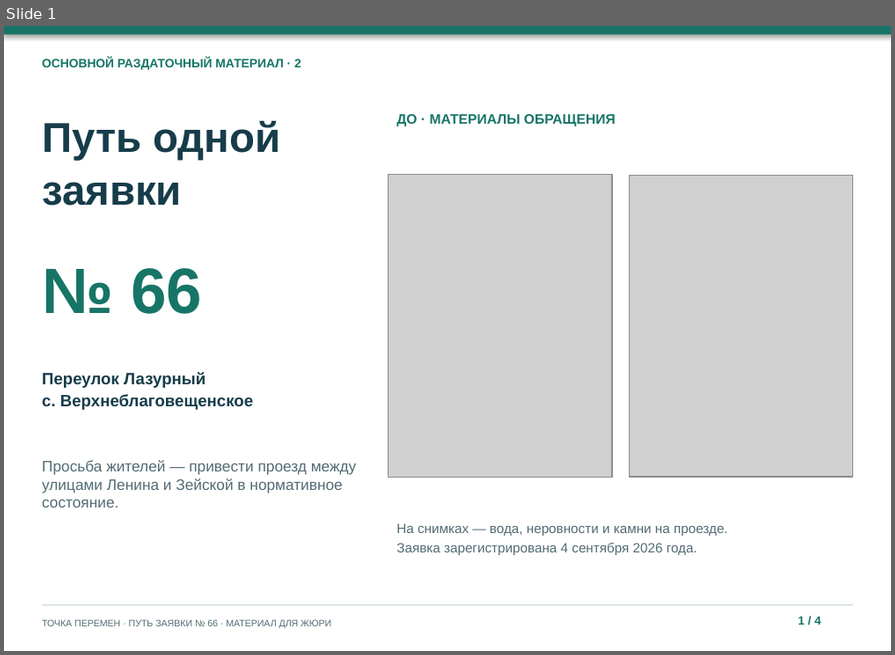
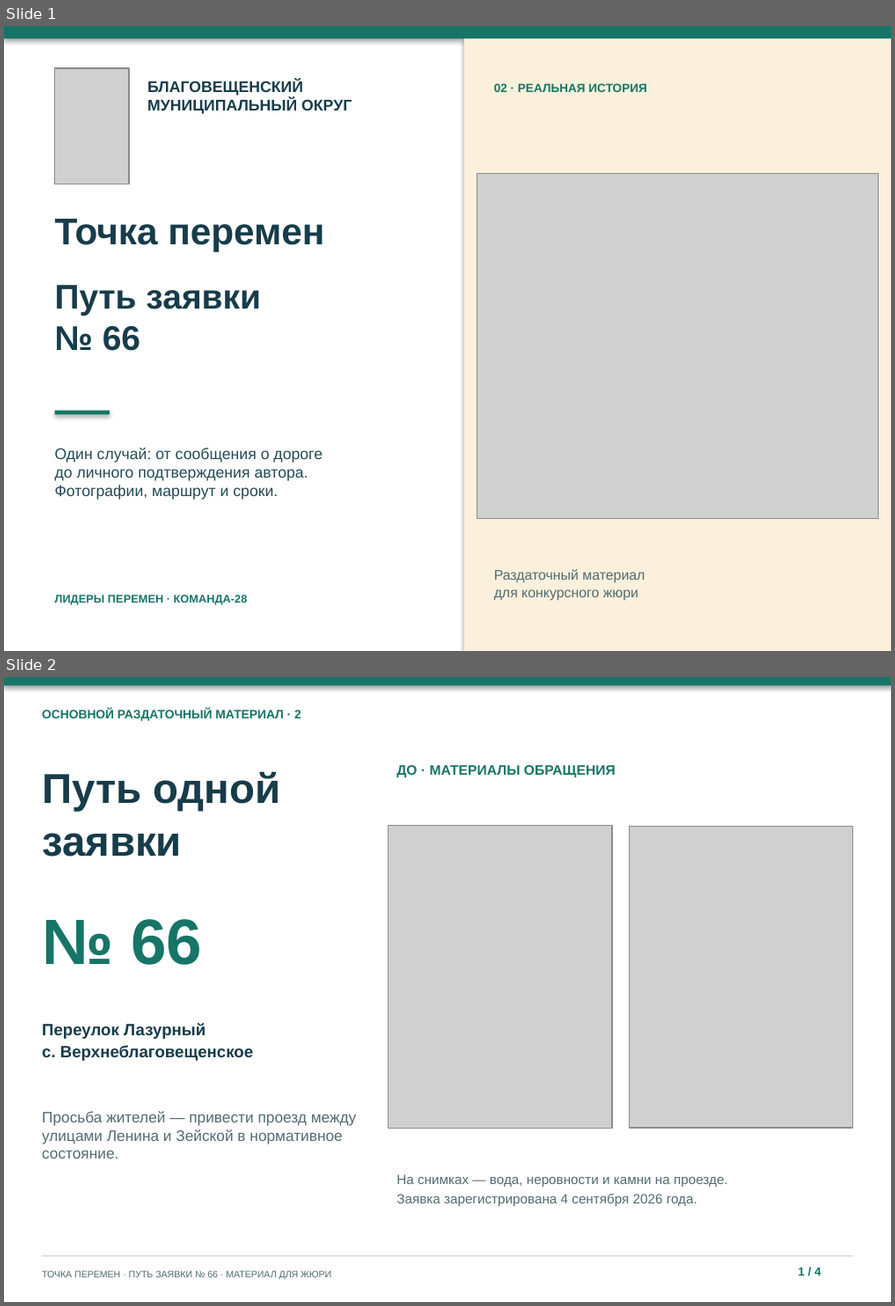
Before and after one commit to NiceGenn/Team-28-progress, a slide deck: файлы/put-zayavki-66.pptx. Shown one above the other, each under a label of ours: slide 1 before the commit, slides 1 and 2 after it. The pictures are 895x655 and 895x1306 pixels, drawn with LibreOffice and Linux fonts; fonts in the diff are those of the drawing; grey boxes stand for pictures. Boxes give left, top, right and bottom in pixels: in the first picture for what was removed or moved away, otherwise in the second. Text is boxed around its words. In the diff, an @@ line names an element or a change of style, - is before the commit and + after.

```diff
--- a/файлы/put-zayavki-66.pptx
+++ b/файлы/put-zayavki-66.pptx
@@ slide 1 added at [4,26,891,651], background #FFFFFF @@
@@ rectangle added at [4,26,891,651], fill #FFFFFF @@
@@ rectangle added at [4,26,891,39], fill #167566 @@
@@ rectangle added at [464,39,891,651], fill #FAF0DC @@
@@ picture added at [54,68,128,184] @@
@@ text added at [147,80,352,114], 10.4 pt, text #173C4A, bold @@
+БЛАГОВЕЩЕНСКИЙ
+МУНИЦИПАЛЬНЫЙ ОКРУГ
@@ text added at [494,83,646,92], 8 pt, text #167566, bold @@
+02 · РЕАЛЬНАЯ ИСТОРИЯ
@@ picture added at [477,174,878,518] @@
@@ text added at [55,219,324,251], 25 pt, text #173C4A, bold @@
+Точка перемен
@@ text added at [55,285,261,351], 23 pt, text #173C4A, bold @@
+Путь заявки
+№ 66
@@ rectangle added at [54,410,109,414], fill #167566 @@
@@ text added at [55,448,323,499], 10.4 pt, text #244A56 @@
+Один случай: от сообщения о дороге
+до личного подтверждения автора.
+Фотографии, маршрут и сроки.
@@ text added at [494,569,645,601], 9.4 pt, text #526B73 @@
+Раздаточный материал
+для конкурсного жюри
@@ text added at [55,594,248,605], 7.5 pt, text #167566, bold @@
+ЛИДЕРЫ ПЕРЕМЕН · КОМАНДА-28
@@ what was slide 1 is now slide 2 @@
```
Also in this commit, not shown: 11 other files.
